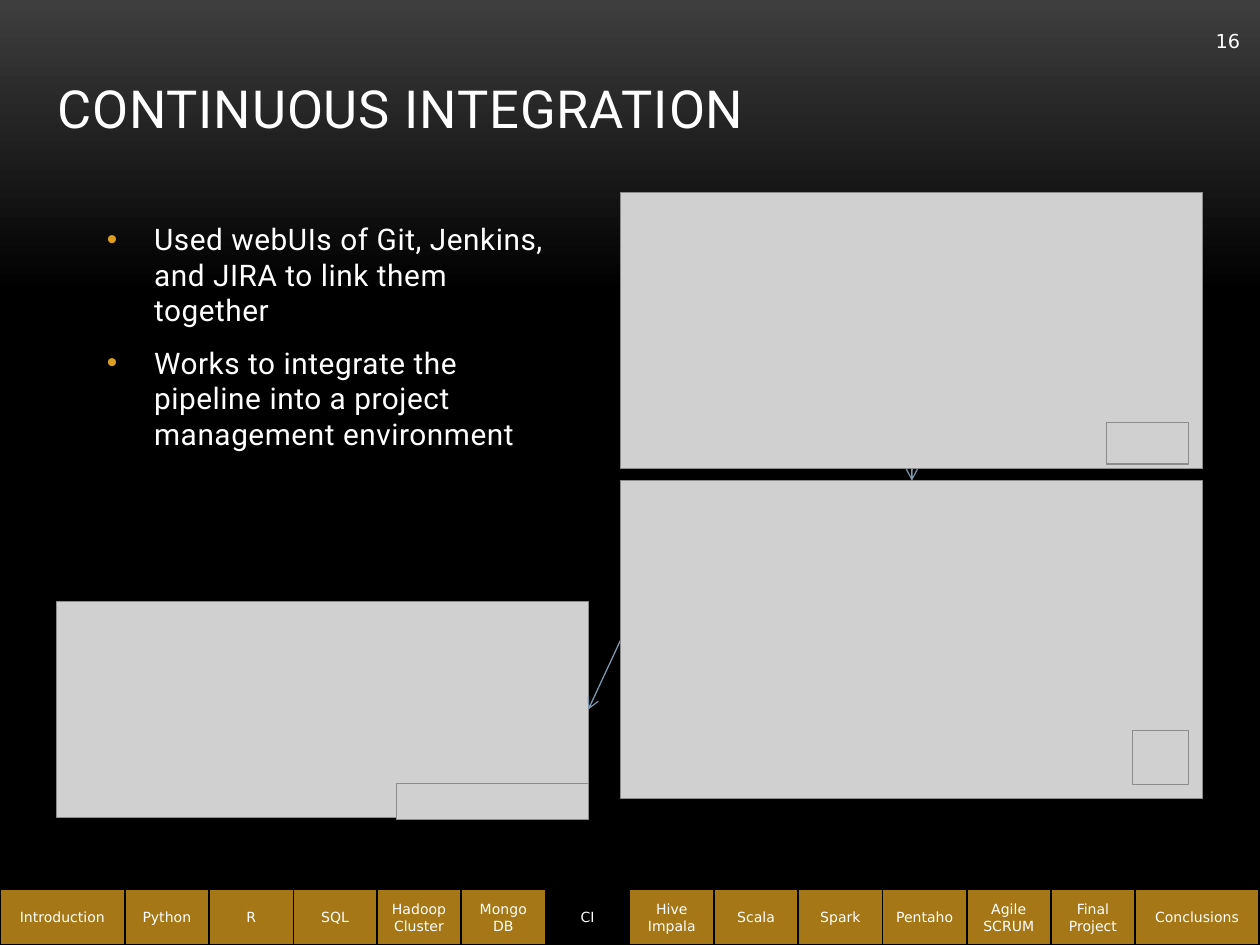
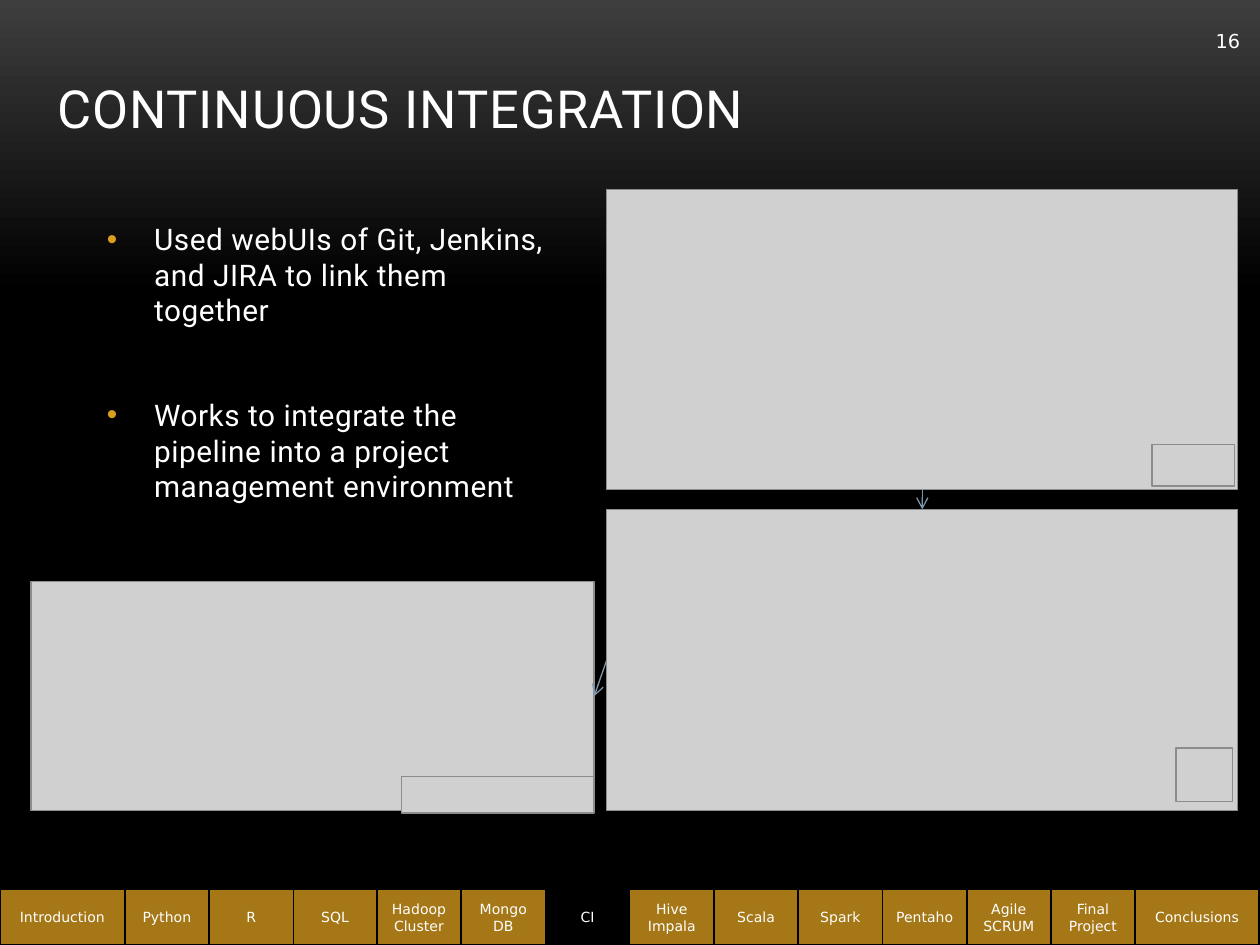
Before and after one commit to abe1ge/teletubbiesQAC, a slide deck: slide 16 of FinalPresentation.pptx. Drawn at 1260x945 pixels with LibreOffice and Linux fonts; fonts in the diff are those of the drawing; grey boxes stand for pictures; background and template pictures are left out. Boxes give left, top, right and bottom in pixels: in the first picture for what was removed or moved away, otherwise in the second. Text is boxed around its words. In the diff, an @@ line names an element or a change of style, - is before the commit and + after.

```diff
--- a/FinalPresentation.pptx
+++ b/FinalPresentation.pptx
@@ picture: place and size @@
-picture at box(621, 193, 1203, 469)
+picture at box(607, 190, 1239, 490)
@@ text "Used webUIs of Git, Jenkins, ..." rewrapped from box(154, 227, 542, 452) to box(154, 227, 542, 504) @@
@@ picture: place and size @@
-picture at box(1106, 423, 1188, 465)
+picture at box(1152, 445, 1234, 486)
@@ picture: place and size @@
-picture at box(621, 481, 1203, 799)
+picture at box(607, 509, 1239, 810)
@@ arrow moved from (912, 469) - (912, 481) to (922, 489) - (922, 509) @@
@@ picture: place and size @@
-picture at box(57, 601, 588, 818)
+picture at box(32, 582, 595, 811)
@@ arrow moved from (621, 640) - (588, 709) to (607, 660) - (595, 697) @@
@@ picture: place and size @@
-picture at box(1133, 731, 1189, 785)
+picture at box(1176, 748, 1232, 803)
@@ picture: place and size @@
-picture at box(396, 784, 588, 820)
+picture at box(402, 777, 595, 814)
```
Also in this commit, not shown: 18 other slides changed, 1 slide removed.
